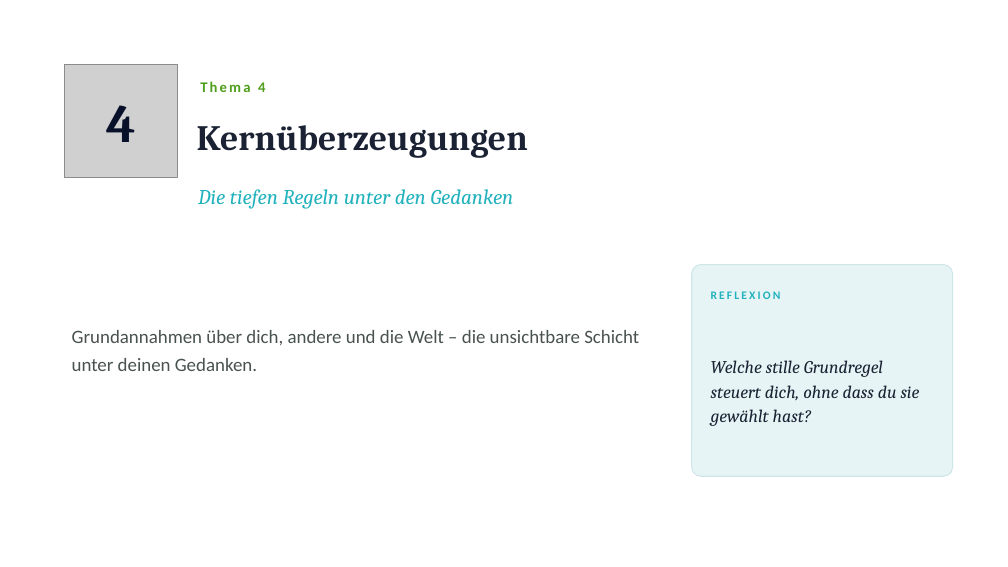
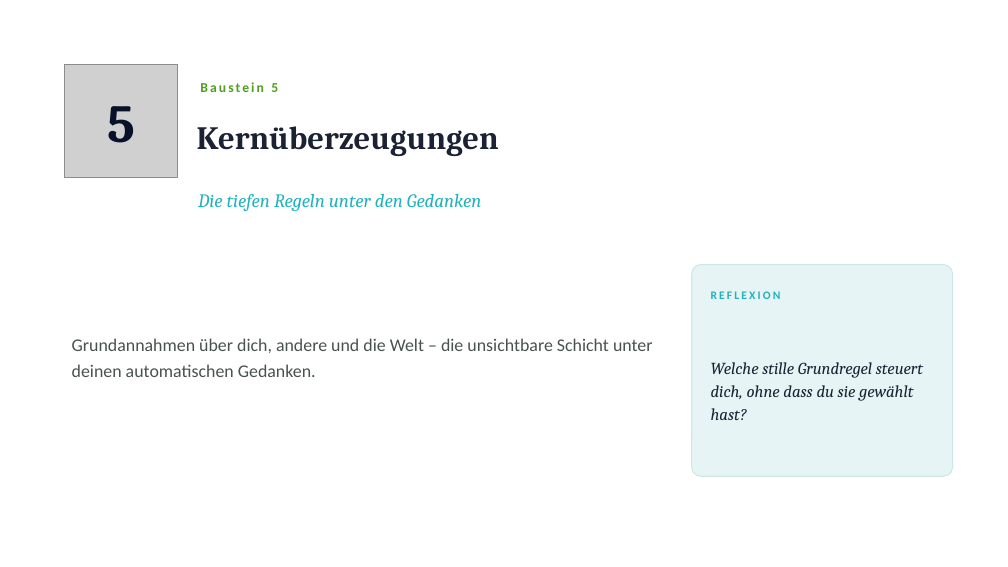
Before and after one commit to Heiko888/werdemeisterdeinergedanken, a slide deck: slide 13 of docs/workshop/vertiefungen/WMDG-Workshop-Vertiefungen-Kopf-verstehen.pptx (slide 11 before the commit). Drawn at 1008x567 pixels with LibreOffice and Linux fonts; fonts in the diff are those of the drawing; grey boxes stand for pictures. Boxes give left, top, right and bottom in pixels: in the first picture for what was removed or moved away, otherwise in the second. Text is boxed around its words. In the diff, an @@ line names an element or a change of style, - is before the commit and + after.

```diff
--- a/docs/workshop/vertiefungen/WMDG-Workshop-Vertiefungen-Kopf-verstehen.pptx
+++ b/docs/workshop/vertiefungen/WMDG-Workshop-Vertiefungen-Kopf-verstehen.pptx
@@ text at bbox=[200, 82, 278, 92]: text changed; size 14 to 13 pt @@
-Thema 4
+Baustein 5
@@ text at bbox=[107, 106, 135, 143]: text changed @@
-4
+5
@@ text "Kernüberzeugungen" at bbox=[197, 126, 499, 156]: size 34 to 31 pt @@
@@ text "Die tiefen Regeln unter den ..." at bbox=[198, 194, 482, 211]: size 20 to 18 pt @@
@@ text "Welche stille Grundregel steuert dich, ..." at bbox=[711, 362, 923, 420]: size 17 to 16 pt @@
@@ text at bbox=[72, 338, 653, 377]: text changed; size 18 to 17 pt @@
-Grundannahmen über dich, andere und die Welt – die unsichtbare Schicht unter deinen Gedanken.
+Grundannahmen über dich, andere und die Welt – die unsichtbare Schicht unter deinen automatischen Gedanken.
```
Also in this commit, not shown: 13 other slides changed, 7 slides added, 3 other files.
